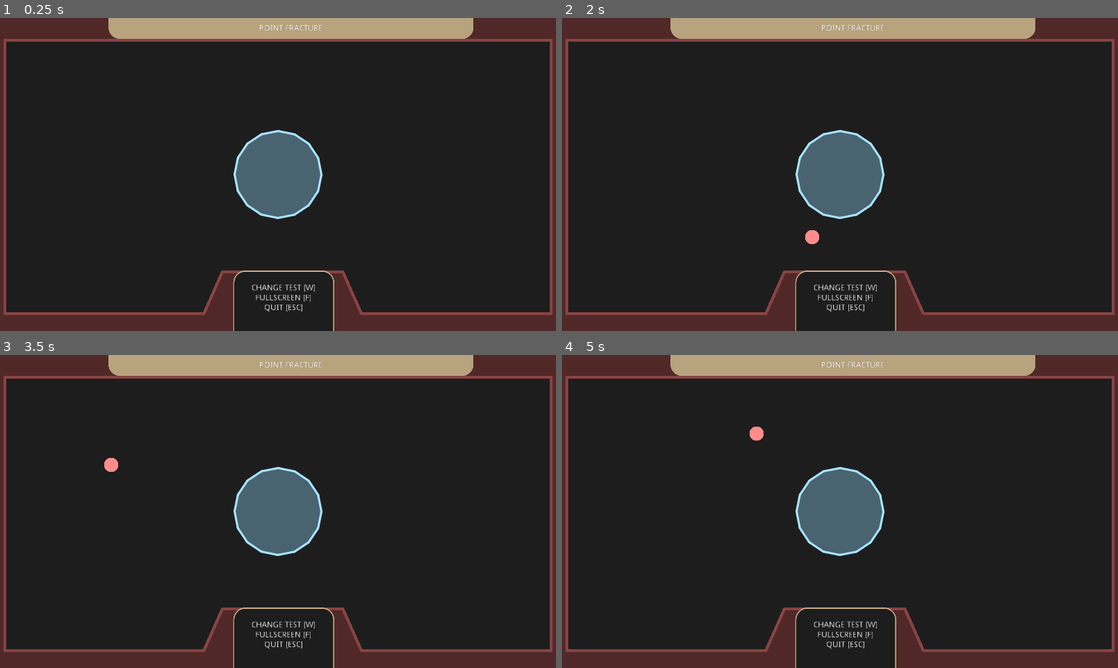
Above: before the commit, frames 1-4 (two rows, left to right).
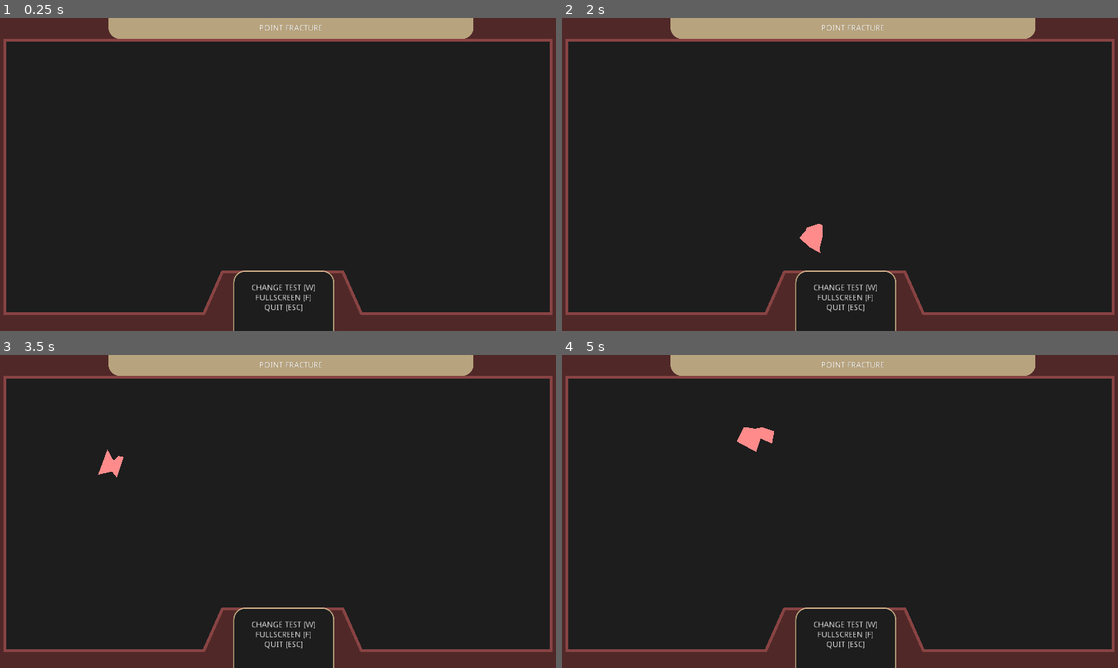
Above: after the commit, the same moments.

Repository: SoloByte/godot-polygon2d-fracture
Game: Godot game, scene res://demo/test-scenes/point-fracture/PointFractureSceneBasic.tscn
Two runs of this game, one before a commit and one after it. Both use one fixed random seed, a clock stepped at 60 frames per second and the inputs below. This scene is started directly instead of the project's main scene.
Inputs (mouse positions are in pixels of both pictures, inside the frame that each line leads up to):
- Up to frame 1 (0.25 s): no input
- Up to frame 2 (2 s): tap Enter at 0.5 s; move the mouse to (962, 158) at 0.52 s; hold S (fracture) 0.53-1.25 s; click (962, 158) at 0.67 s; drag from (728, 190) to (812, 237) at 1.27 s
- Up to frame 3 (3.5 s): move the mouse to (333, 442) at 2.02 s; hold W (change-test) 2.03-2.75 s; click (333, 442) at 2.17 s; tap S (fracture) at 2.3 s; drag from (250, 574) to (111, 464) at 2.77 s
- Up to frame 4 (5 s): move the mouse to (1006, 558) at 3.52 s; hold S (fracture) 3.53-4.25 s; click (1006, 558) at 3.67 s; drag from (673, 464) to (756, 433) at 4.27 s

The runs differ from the first frame. In frame 1, 3.5% of the frame differs, in the area x 42-58%, y 35-65%; in frame 2, 3.7%; in frame 3, 3.6%; in frame 4, 3.8%, in the area x 31-58%, y 22-65%.

Commit message:
point fracture system works now. a little clean up in PolygonLib.gd and PolygonFracture.gd
-> point fracture is just cutFracture with a randomized polygon now. (but looks pretty good and is way simpler code than the solutions before)

Diff:
--- a/demo/src/Main.tscn
+++ b/demo/src/Main.tscn
@@ -8,9 +8,10 @@
 [ext_resource path="res://demo/test-scenes/fracture-scenes/usable/Fracture.tscn" type="PackedScene" id=6]
 [ext_resource path="res://demo/test-scenes/cut-scenes/usable/CutFracture.tscn" type="PackedScene" id=7]
 [ext_resource path="res://demo/WorldEnvironment.tscn" type="PackedScene" id=8]
+[ext_resource path="res://demo/test-scenes/point-fracture/usable/PointFractureScene.tscn" type="PackedScene" id=9]
 
 [node name="Main" type="Node2D"]
 script = ExtResource( 1 )
-test_scenes = [ ExtResource( 7 ), ExtResource( 3 ), ExtResource( 5 ), ExtResource( 4 ), ExtResource( 6 ), ExtResource( 2 ) ]
+test_scenes = [ ExtResource( 7 ), ExtResource( 9 ), ExtResource( 3 ), ExtResource( 5 ), ExtResource( 4 ), ExtResource( 6 ), ExtResource( 2 ) ]
 
 [node name="WorldEnvironment" parent="." instance=ExtResource( 8 )]
--- a/demo/src/PointFracture.gd
+++ b/demo/src/PointFracture.gd
@@ -76,10 +76,11 @@
 
 func simpleCut(pos : Vector2) -> void:
 	if _input_disabled: return
-	var cut_shape : PoolVector2Array = PolygonLib.createCirclePolygon(50.0, 1)
+	var cut_shape : PoolVector2Array = polyFracture.generateRandomPolygon(Vector2(25, 150), Vector2(1,72), Vector2.ZERO)
 	cutSourcePolygons(pos, cut_shape, 0.0, _rng.randf_range(400.0, 800.0), 2.0)
 	_input_disabled = true
 	set_deferred("_input_disabled", false)
+
 
 
 func cutSourcePolygons(cut_pos : Vector2, cut_shape : PoolVector2Array, cut_rot : float, cut_force : float = 0.0, fade_speed : float = 2.0) -> void:
@@ -133,7 +134,7 @@
 	instance.global_rotation = shape_info.spawn_rot
 	instance.set_polygon(shape_info.centered_shape)
 	instance.modulate = color
-	instance.linear_velocity = lin_vel# + (spawn_pos - cut_pos).normalized() * 50
+	instance.linear_velocity = lin_vel
 	instance.angular_velocity = ang_vel
 	instance.mass = mass
 	instance.setTexture(PolygonLib.setTextureOffset(texture_info, shape_info.centroid))
@@ -144,15 +145,16 @@
 	if not instance:
 		return
 
-	#fracture shard variant
+	#------------fracture shard variant--------------
 	var dir : Vector2 = (fracture_shard.spawn_pos - fracture_shard.source_global_trans.get_origin()).normalized()
 	instance.spawn(fracture_shard.spawn_pos, fracture_shard.spawn_rot, fracture_shard.source_global_trans.get_scale(), _rng.randf_range(0.5, 2.0))
 	instance.setPolygon(fracture_shard.centered_shape, _cur_fracture_color, PolygonLib.setTextureOffset(texture_info, fracture_shard.centroid))
 	instance.setMass(new_mass)
-	instance.addForce(dir * 500.0)
-	instance.addTorque(_rng.randf_range(-2, 2))
+#	instance.addForce(dir * 500.0)
+#	instance.addTorque(_rng.randf_range(-2, 2))
 
-	#fracture body variant
+
+	#-------fracture body variant----------------
 #	instance.spawn(fracture_shard.spawn_pos)
 #	instance.global_rotation = fracture_shard.spawn_rot
 #
--- a/demo/test-scenes/point-fracture/PointFractureSceneBasic.tscn
+++ b/demo/test-scenes/point-fracture/PointFractureSceneBasic.tscn
@@ -1,9 +1,8 @@
-[gd_scene load_steps=8 format=2]
+[gd_scene load_steps=7 format=2]
 
 [ext_resource path="res://demo/test-scenes/test-scene-basic/TestSceneBasic.tscn" type="PackedScene" id=1]
 [ext_resource path="res://pool-manager/Pool2DBasic.tscn" type="PackedScene" id=2]
 [ext_resource path="res://demo/src/FractureShard.tscn" type="PackedScene" id=3]
-[ext_resource path="res://demo/src/RigidBody2D.tscn" type="PackedScene" id=4]
 [ext_resource path="res://demo/src/PointFracture.gd" type="Script" id=5]
 [ext_resource path="res://demo/src/CutShapeVisualizer.tscn" type="PackedScene" id=6]
 
@@ -18,14 +17,6 @@
 fracture_body_color = Color( 0.529412, 0.807843, 0.819608, 1 )
 
 [node name="SourceParent" type="Node2D" parent="PointFracture" index="0"]
-
-[node name="RigidBody2D" parent="PointFracture/SourceParent" index="0" instance=ExtResource( 4 )]
-mass = 500.0
-can_sleep = false
-rand_linear_velocity_range = Vector2( 0, 0 )
-radius = 300.0
-placed_in_level = true
-randomize_texture_properties = false
 
 [node name="Edge" type="StaticBody2D" parent="PointFracture" index="1"]
 modulate = Color( 0.537255, 0.266667, 0.266667, 1 )
--- /dev/null
+++ b/demo/test-scenes/point-fracture/usable/PointFractureScene.tscn
@@ -0,0 +1,44 @@
+[gd_scene load_steps=5 format=2]
+
+[ext_resource path="res://demo/test-scenes/point-fracture/PointFractureSceneBasic.tscn" type="PackedScene" id=1]
+[ext_resource path="res://demo/smiley-face.png" type="Texture" id=2]
+[ext_resource path="res://demo/src/RigidBody2D.gd" type="Script" id=3]
+
+[sub_resource type="PhysicsMaterial" id=1]
+friction = 0.0
+bounce = 1.0
+
+[node name="PointFractureScene" instance=ExtResource( 1 )]
+
+[node name="RigidBody2D" type="RigidBody2D" parent="PointFracture/SourceParent" index="0"]
+collision_layer = 4
+collision_mask = 5
+mass = 500.0
+physics_material_override = SubResource( 1 )
+gravity_scale = 0.0
+can_sleep = false
+script = ExtResource( 3 )
+rand_linear_velocity_range = Vector2( 0, 0 )
+radius = 256.0
+placed_in_level = true
+randomize_texture_properties = false
+poly_texture = ExtResource( 2 )
+
+[node name="CollisionPolygon2D" type="CollisionPolygon2D" parent="PointFracture/SourceParent/RigidBody2D" index="0"]
+
+[node name="Polygon2D" type="Polygon2D" parent="PointFracture/SourceParent/RigidBody2D" index="1"]
+show_behind_parent = true
+color = Color( 0.545098, 0.545098, 0.545098, 1 )
+texture_offset = Vector2( 256, 256 )
+
+[node name="Line2D" type="Line2D" parent="PointFracture/SourceParent/RigidBody2D/Polygon2D" index="0"]
+default_color = Color( 1.25, 1.25, 1.25, 1 )
+joint_mode = 2
+begin_cap_mode = 2
+end_cap_mode = 2
+antialiased = true
+
+[node name="Center" type="Polygon2D" parent="PointFracture/SourceParent/RigidBody2D" index="2"]
+visible = false
+color = Color( 0, 0, 0, 1 )
+polygon = PoolVector2Array( -10.3909, 0.536697, -0.314636, -12.5448, 10.6455, 0.183144, 0.0389175, 12.0272 )
--- a/polygon2d-fracture/PolygonFracture.gd
+++ b/polygon2d-fracture/PolygonFracture.gd
@@ -222,9 +222,6 @@
 	return {"shapes" : shape_infos, "fractures" : fracture_infos}
 
 
-
-
-
 #returns an array of PoolVector2Arrays -> each PoolVector2Array consists of two Vector2 [start, end]
 #is used in the func fracture
 func getCutLinesFromPoints(points : Array, cuts : int, max_size : float) -> Array:
@@ -269,7 +266,29 @@
 	return lines
 
 
-
+#generate a random polygon
+# points a generated around a circle (starting at 3 o´clock , clock wise)
+# each iteration a random angle step between angle_step_range.x and angle_step_range.y is calculated
+# that random angle step is added to the current angle
+# then a Vector2.RIGHT is scaled by a random size between radius_range.x and radius_range.y
+# finally the scaled vector is rotated by the current angle
+# !!!the angle_step_range is in degrees, x < y and x >= 0 and y > 0!!!
+# !!!radius_range  x < y and x >= 0 and y > 0!!!
+func generateRandomPolygon(radius_range : Vector2, angle_step_range_deg : Vector2, offset := Vector2.ZERO) -> PoolVector2Array:
+	var random_polygon : PoolVector2Array = []
+
+	var total_angle_deg : float = 0.0
+
+	while true:
+		var angle_step_deg : float = _rng.randf_range(angle_step_range_deg.x, angle_step_range_deg.y)
+		total_angle_deg += angle_step_deg
+		if total_angle_deg >= 360:
+			break
+
+		var point := Vector2.RIGHT * _rng.randf_range(radius_range.x, radius_range.y)
+		random_polygon.append(point.rotated(deg2rad(total_angle_deg)) + offset)
+
+	return random_polygon
 
 
 func getRandomPointsInRectangle(rectangle : Rect2, number : int) -> PoolVector2Array:
--- a/polygon2d-fracture/PolygonLib.gd
+++ b/polygon2d-fracture/PolygonLib.gd
@@ -88,11 +88,14 @@
 		weighted_centroid += (triangle.centroid * triangle.area)
 	return weighted_centroid / total_area
 
+#the same as getPolygonCentroid but only takes the source polygon (if you have no triangulation use this)
+#if you need triangulation it is better to triangulate the polygon, store the triangulation info and use getPolygonCentroid
+#with the generated triangles
 static func calculatePolygonCentroid(poly : PoolVector2Array) -> Vector2:
 	var triangulation : Dictionary = triangulatePolygon(poly, true, true)
 	return getPolygonCentroid(triangulation.triangles, triangulation.area)
 
-
+#deprecated and not in use anymore (but maybe it is helpful to someone)
 static func getPolygonVisualCenterPoint(poly : PoolVector2Array) -> Vector2:
 	var center_points : Array = []
 
@@ -124,7 +127,7 @@
 
 	return rotated_polygon
 
-
+#scales all points of a polygon
 static func scalePolygon(poly : PoolVector2Array, scale : Vector2) -> PoolVector2Array:
 	var scaled_polygon : PoolVector2Array = []
 
@@ -132,7 +135,6 @@
 		scaled_polygon.append(p * scale)
 
 	return scaled_polygon
-
 
 #calculates the centroid of the polygon and uses it to translate the polygon to Vector2.ZERO
 static func centerPolygon(poly : PoolVector2Array) -> PoolVector2Array:
@@ -202,7 +204,7 @@
 	var area : float = sqrt(value)
 	return area
 
-
+#centroid is the center point of a triangle
 static func getTriangleCentroid(points : PoolVector2Array) -> Vector2:
 	var ab : Vector2 = points[1] - points[0]
 	var ac : Vector2 = points[2] - points[0]
@@ -288,6 +290,8 @@
 
 
 
+
+
 #cut polygon = cut shape used to cut source polygon
 #get_intersect determines if the the intersected area (area shared by both polygons, the area that is cut out of the source polygon) is returned as well
 #returns dictionary with final : Array and intersected : Array -> all holes are filtered out already
@@ -318,31 +322,32 @@
 static func makeShapeInfo(centered_shape : PoolVector2Array, centroid : Vector2, spawn_pos : Vector2, area : float, source_global_trans : Transform2D) -> Dictionary:
 	return {"centered_shape" : centered_shape, "centroid" : centroid, "spawn_pos" : spawn_pos, "spawn_rot" : source_global_trans.get_rotation(), "area" : area, "source_global_trans" : source_global_trans}
 
+#makes a shape info with the given parameters
 static func getShapeInfo(source_global_trans : Transform2D, source_polygon : PoolVector2Array) -> Dictionary:
 	var triangulation : Dictionary = triangulatePolygon(source_polygon, true, true)
 	var centroid : Vector2 = getPolygonCentroid(triangulation.triangles, triangulation.area)
 	var centered_shape : PoolVector2Array = translatePolygon(source_polygon, -centroid)
 	return makeShapeInfo(centered_shape, centroid, getShapeSpawnPos(source_global_trans, centroid), triangulation.area, source_global_trans)
 
+#makes a shape info with the given parameters and has different parameters than getShapeInfo
 static func getShapeInfoSimple(source_global_trans : Transform2D, source_polygon : PoolVector2Array, triangulation : Dictionary) -> Dictionary:
 	var centroid : Vector2 = getPolygonCentroid(triangulation.triangles, triangulation.area)
 	var centered_shape : PoolVector2Array = translatePolygon(source_polygon, -centroid)
 	return makeShapeInfo(centered_shape, centroid, getShapeSpawnPos(source_global_trans, centroid), triangulation.area, source_global_trans)
 
+#calculates the global world position for a given centroid
 static func getShapeSpawnPos(source_global_trans : Transform2D, centroid : Vector2) -> Vector2:
 	var spawn_pos : Vector2 = toGlobal(source_global_trans, centroid)
 	return spawn_pos
 
-
+#does the same as Node.toGlobal()
 static func toGlobal(global_transform : Transform2D, local_pos : Vector2) -> Vector2:
 	return global_transform.xform(local_pos)
 
+#does the same as Node.toLocal()
 static func toLocal(global_transform : Transform2D, global_pos : Vector2) -> Vector2:
 	return global_transform.affine_inverse().xform(global_pos)
 
-static func toLocalWithoutRot(global_transform : Transform2D, global_pos : Vector2) -> Vector2:
-	var new_transform := Transform2D(0.0, global_transform.origin)
-	return new_transform.affine_inverse().xform(global_pos)
 
 
 #just a wrapper for the Geometry funcs to filter out holes if wanted----------------------------------------------
Not shown: 1 places in demo/src/Main.tscn that only renumber resources
Not shown: 9 places in demo/test-scenes/cut-scenes/usable/CutFracture.tscn that only renumber resources
